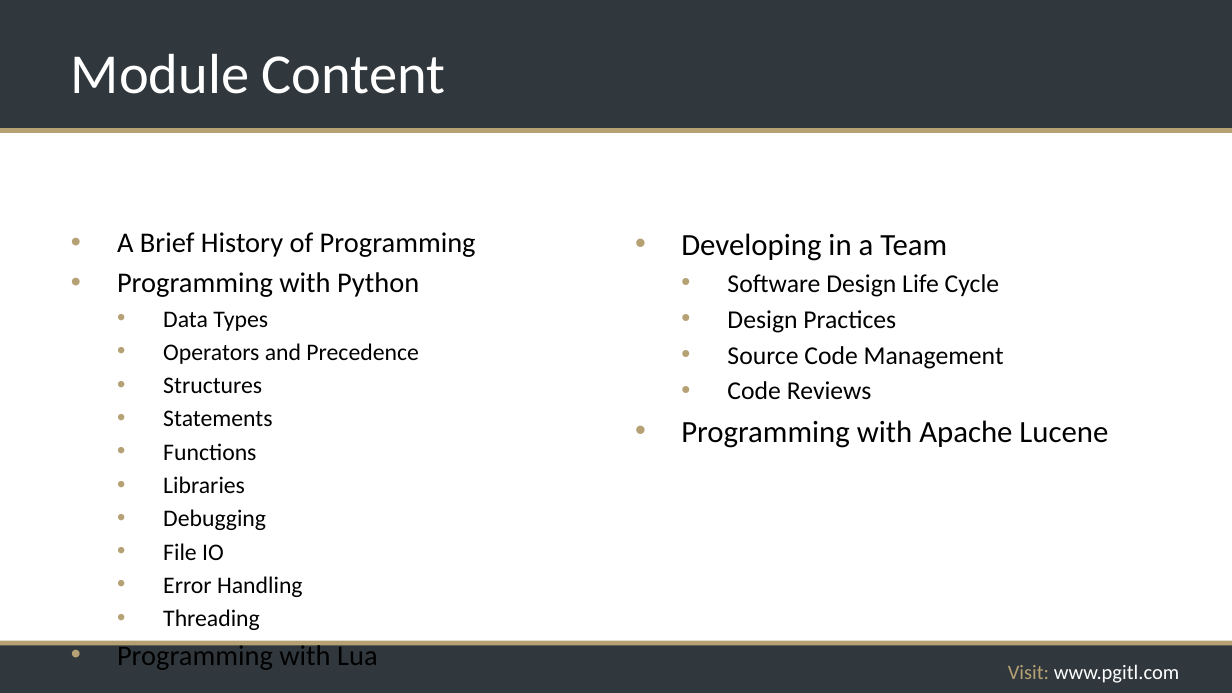
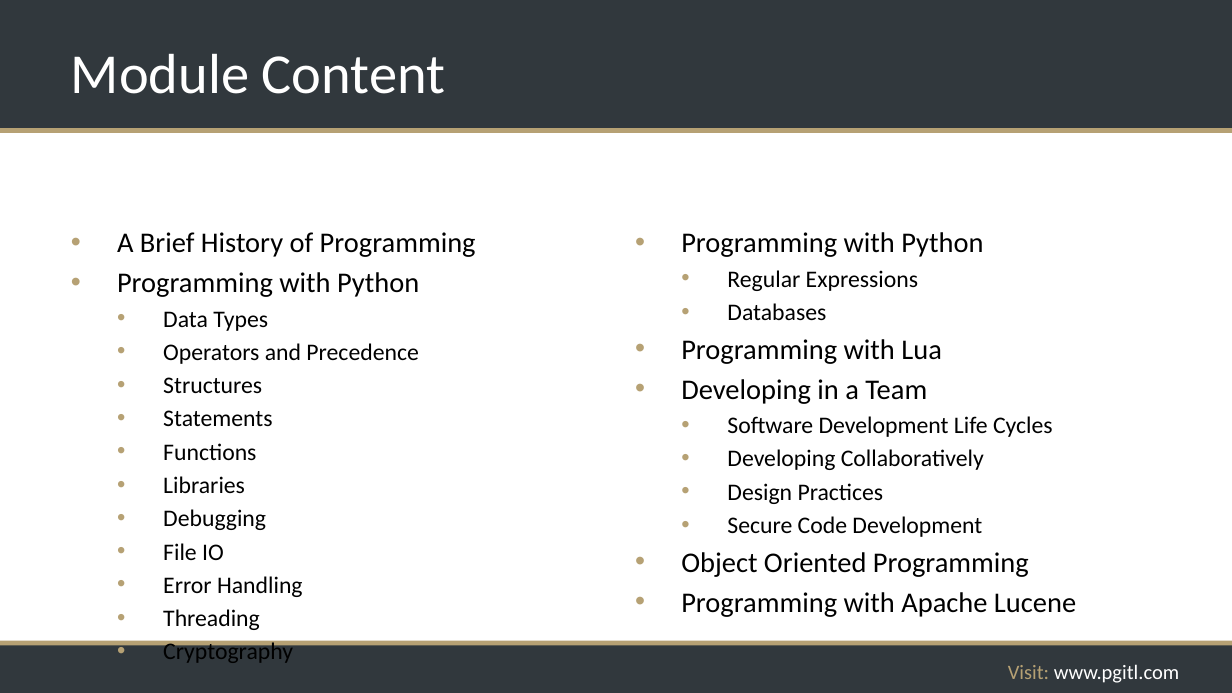
Before and after one commit to rikkouri/project-a, a slide deck: slide 4 of Programming Foundations.pptx. Drawn at 1232x693 pixels with LibreOffice and Linux fonts; fonts in the diff are those of the drawing; background and template pictures are left out. Boxes give left, top, right and bottom in pixels: in the first picture for what was removed or moved away, otherwise in the second. Text is boxed around its words. In the diff, an @@ line names an element or a change of style, - is before the commit and + after.

```diff
--- a/Programming Foundations.pptx
+++ b/Programming Foundations.pptx
@@ text at bbox=[681, 232, 983, 364]: paragraphs added @@
+• Programming with Python
+  • Regular Expressions
+  • Databases
+• Programming with Lua
@@ text at bbox=[681, 379, 1076, 617]: size 24 to 22.2 pt in "Developing in a Team", "Programming with Apache Lucene"; size 20 to 18.5 pt in "Design Practices" @@
@@ text at bbox=[727, 416, 1053, 470]: text changed; size 20 to 18.5 pt @@
-  • Software Design Life Cycle
+  • Software Development Life Cycles
+  • Developing Collaboratively
@@ text at bbox=[681, 516, 1029, 577]: text changed; size 20 to 22.2 pt @@
-  • Source Code Management
-  • Code Reviews
+  • Secure Code Development
+• Object Oriented Programming
@@ text at bbox=[117, 641, 378, 670]: text changed; size 22.2 to 18.5 pt @@
-• Programming with Lua
+  • Cryptography
```
Also in this commit, not shown: 15 other slides changed, 15 slides added, 1 slide removed.
